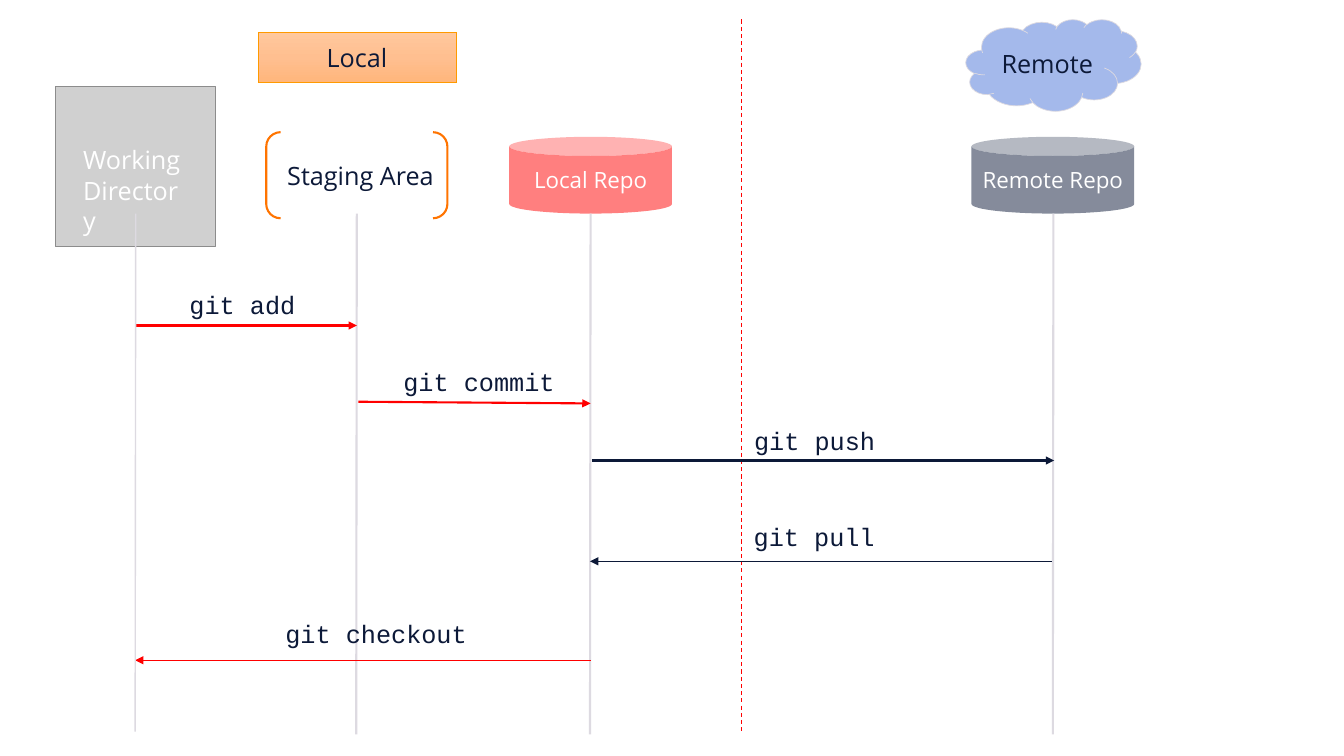
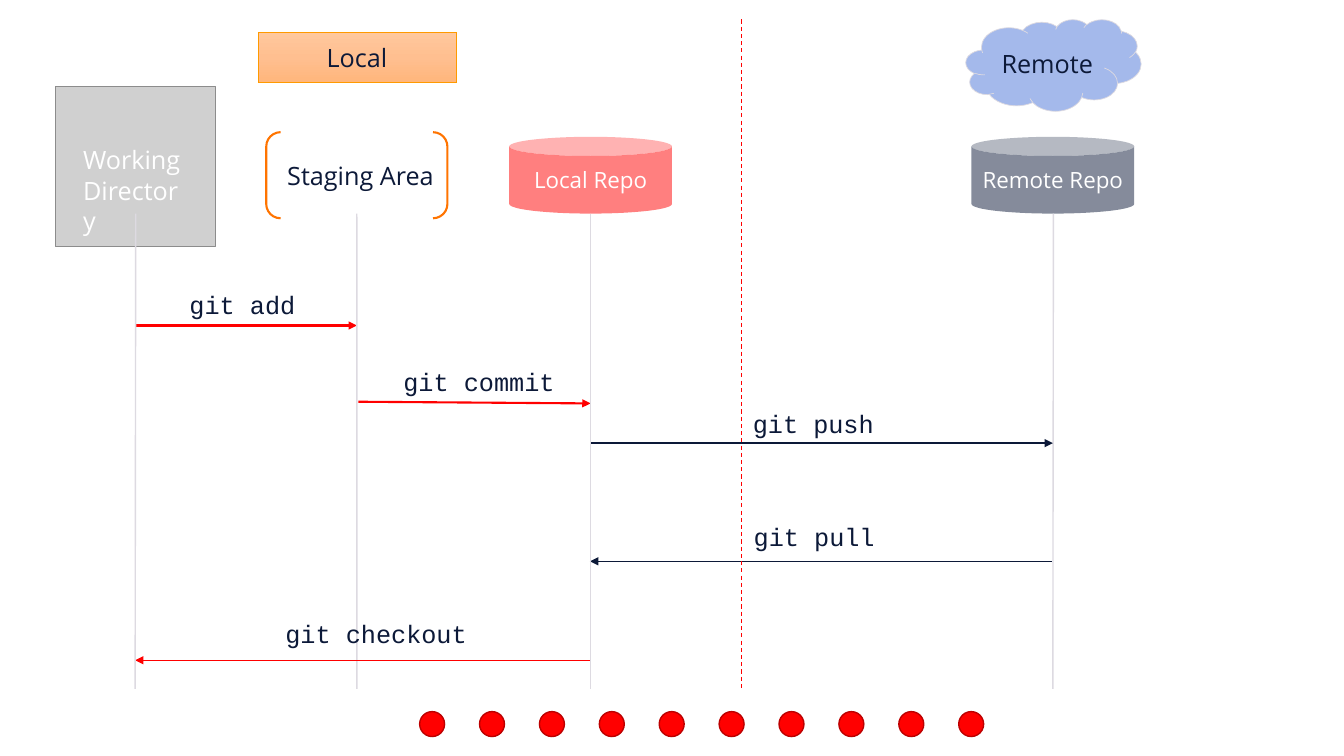
Before and after one commit to e815135/Shiny-App-Project, a slide deck: slide 11 of making basic workflow diagram.pptx. Drawn at 1344x756 pixels with LibreOffice and Linux fonts; fonts in the diff are those of the drawing; grey boxes stand for pictures. Boxes give left, top, right and bottom in pixels: in the first picture for what was removed or moved away, otherwise in the second. Text is boxed around its words. In the diff, an @@ line names an element or a change of style, - is before the commit and + after.

```diff
--- a/making basic workflow diagram.pptx
+++ b/making basic workflow diagram.pptx
@@ line moved from (742, 19) - (742, 734) to (742, 19) - (742, 689) @@
@@ line moved from (136, 214) - (135, 732) to (136, 214) - (135, 689) @@
@@ line moved from (357, 214) - (356, 734) to (357, 214) - (357, 689) @@
@@ line (357, 214) - (357, 689): stroke #DDDAE1 1.5 pt to #DDDAE1 1 pt @@
@@ line moved from (591, 214) - (590, 734) to (591, 214) - (591, 689) @@
@@ line (591, 214) - (591, 689): stroke #DDDAE1 1.5 pt to #DDDAE1 1 pt @@
@@ line moved from (1054, 214) - (1053, 734) to (1054, 214) - (1053, 689) @@
@@ line (1054, 214) - (1053, 689): stroke #DDDAE1 1.5 pt to #DDDAE1 1 pt @@
@@ text "git push": place and size @@
-text "git push" at [754, 432, 875, 456]
+text "git push" at [753, 414, 873, 439]
@@ arrow moved from (592, 461) - (1055, 461) to (591, 444) - (1053, 444) @@
@@ ellipse added at [419, 712, 445, 737], fill #FF0000, outline #BD0000 1 pt @@
@@ ellipse added at [480, 712, 505, 737], fill #FF0000, outline #BD0000 1 pt @@
@@ ellipse added at [539, 712, 565, 737], fill #FF0000, outline #BD0000 1 pt @@
@@ ellipse added at [600, 712, 625, 737], fill #FF0000, outline #BD0000 1 pt @@
@@ ellipse added at [659, 712, 685, 737], fill #FF0000, outline #BD0000 1 pt @@
@@ ellipse added at [719, 712, 744, 737], fill #FF0000, outline #BD0000 1 pt @@
@@ ellipse added at [779, 712, 805, 737], fill #FF0000, outline #BD0000 1 pt @@
@@ ellipse added at [839, 712, 864, 737], fill #FF0000, outline #BD0000 1 pt @@
@@ ellipse added at [899, 712, 925, 737], fill #FF0000, outline #BD0000 1 pt @@
@@ ellipse added at [959, 712, 984, 737], fill #FF0000, outline #BD0000 1 pt @@
```
Also in this commit, not shown: 40 other slides changed, 2 slides added.
